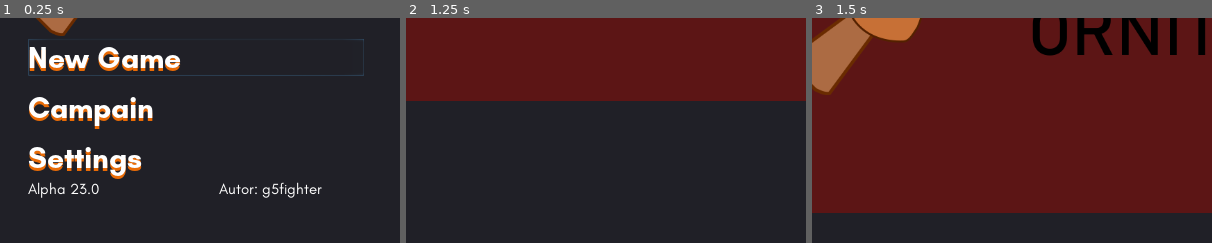
Above: before the commit, frames 1-3 (left to right).
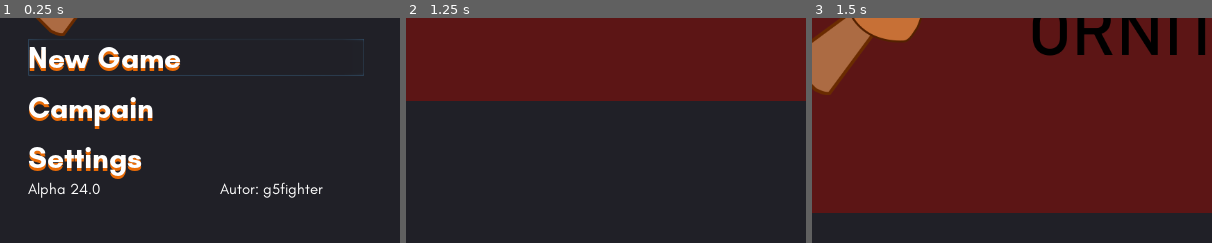
Above: after the commit, the same moments.

Repository: g5fighter/Survival-Shooter-Example
Game: Godot game, scene res://Escenas/TitleScreen.tscn
Two runs of this game, one before a commit and one after it. Both use one fixed random seed, a clock stepped at 60 frames per second and the inputs below. The engine's default icon, where the game draws it, is replaced by a stand-in: a white triangle on a blue panel in a dark square.
Inputs (mouse positions are % of the whole screen's width and height, from its top left):
- Up to frame 1 (0.25 s): no input
- Up to frame 2 (1.25 s): click "New Game" at 0.5 s
- Up to frame 3 (1.5 s): move the mouse to (72, 45) at 1.27 s; hold D (right) from 1.28 s (still down); hold 1 (arma1) from 1.28 s (still down); click (72, 45) at 1.42 s
The pictures show only the part of the screen within x 6-56%, y 50-100%; the shares and areas given below are measured in that part.

The runs differ from the first frame. In frame 1, 0.7% of the frame differs, in the area x 19-81%, y 72-80%; in frame 2, nothing differs; in frame 3, nothing differs.

Commit message:
Add Builds Section

Diff:
--- a/Escenas/TitleScreen.tscn
+++ b/Escenas/TitleScreen.tscn
@@ -91,7 +91,7 @@
 margin_bottom = 566.0
 size_flags_vertical = 3
 custom_fonts/font = ExtResource( 6 )
-text = "Alpha 23.0                              Autor: g5fighter"
+text = "Alpha 24.0                              Autor: g5fighter"
 valign = 1
 
 [node name="Configuracion" parent="." instance=ExtResource( 7 )]
Not shown, added: Builds/v24.apk
